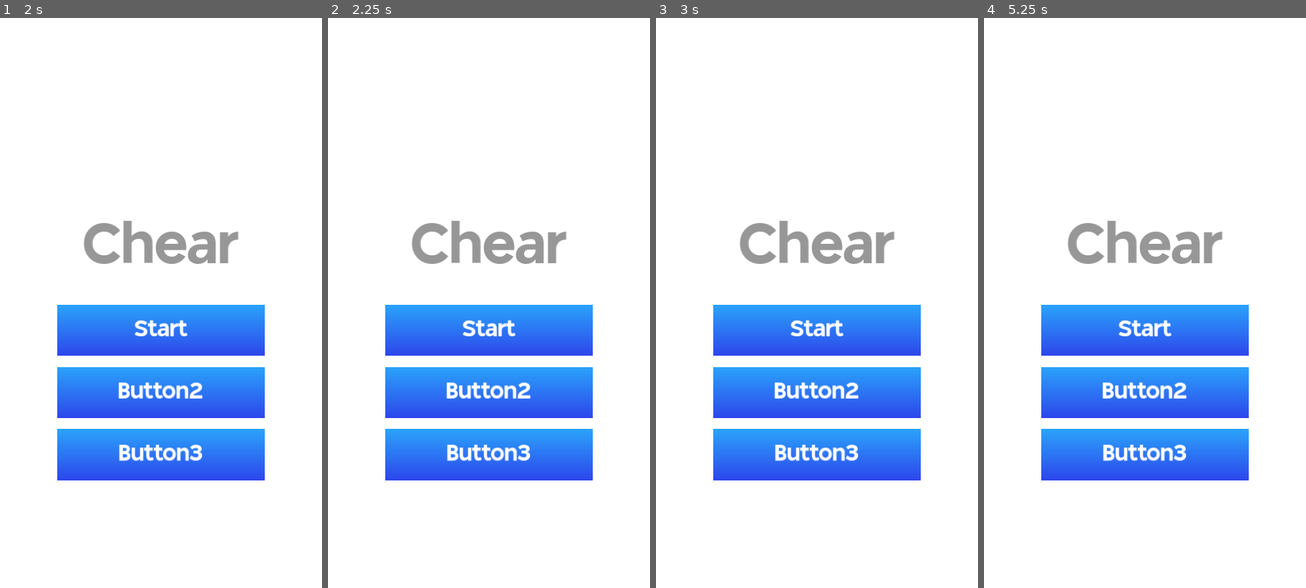
Above: before the commit, frames 1-4 (left to right).
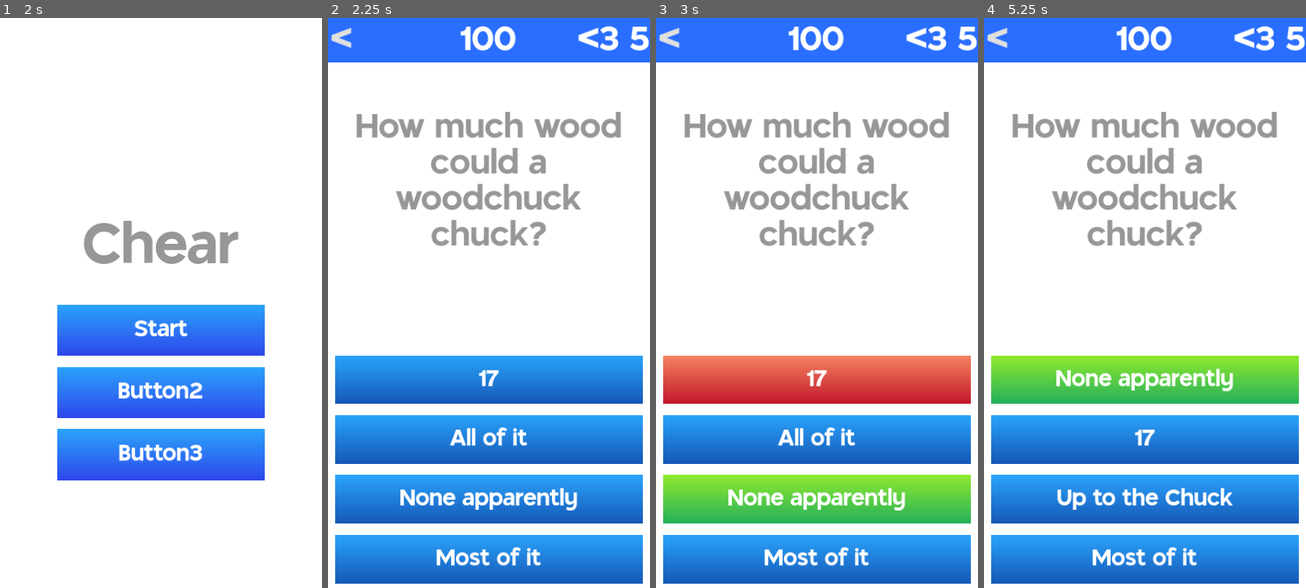
Above: after the commit, the same moments.

Repository: meteor0id1/cochlear
Game: Godot game, scene res://Scenes/Main Menu.tscn
The game is run twice, just before and just after one commit, with the same random seed, the same clock (stepped at 60 frames per second) and the same inputs.
Inputs (mouse positions are in pixels of both pictures, inside the frame that each line leads up to):
- Up to frame 1 (2 s): click "Button2" at 0.5 s; click "Button3" at 1.25 s
- Up to frame 2 (2.25 s): click "Start" at 2 s
- Up to frame 3 (3 s): click (817, 377) at 2.75 s, where only the run after the commit has a clickable "17"
- Up to frame 4 (5.25 s): click "Button2" (after the commit: "All of it") at 3.5 s; click "Button3" (after the commit: "None apparently") at 4.25 s; click (1145, 377) at 5 s, where only the run after the commit has a clickable "None apparently"

Frame 1 is identical in both runs. In frame 2, 51% of the frame differs, in the area x 0-100%, y 0-100%; in frame 3, 52%; in frame 4, 52%.

Commit message:
questions and answers

Diff:
--- /dev/null
+++ b/Art/IncorrectButtonTexture.tres
@@ -0,0 +1,8 @@
+[gd_resource type="GradientTexture2D" load_steps=2 format=3 uid="uid://b67oujw04ajns"]
+
+[sub_resource type="Gradient" id="Gradient_8gtbd"]
+colors = PackedColorArray(0.757813, 0.0947266, 0.165516, 1, 0.960938, 0.509736, 0.371613, 1)
+
+[resource]
+gradient = SubResource("Gradient_8gtbd")
+fill_from = Vector2(1, 1)
--- /dev/null
+++ b/Art/NormalButtonTexture.tres
@@ -0,0 +1,8 @@
+[gd_resource type="GradientTexture2D" load_steps=2 format=3 uid="uid://bdr0g46o75mqf"]
+
+[sub_resource type="Gradient" id="Gradient_0tlie"]
+colors = PackedColorArray(0.0840627, 0.346091, 0.716885, 1, 0.165344, 0.638846, 0.984375, 1)
+
+[resource]
+gradient = SubResource("Gradient_0tlie")
+fill_from = Vector2(1, 1)
--- /dev/null
+++ b/QuestionList.json
@@ -0,0 +1,12 @@
+[
+	{
+		"question": "How many peas are in a pod?",
+		"options": [7, 3, 4, 9, 1],
+		"answer": 2
+	},
+	{
+		"question": "How much wood could a woodchuck chuck?",
+		"options": ["Most of it", 17, "All of it", "Up to the Chuck", "Ten Kilometers"],
+		"answer": "None apparently"
+	}
+]
--- /dev/null
+++ b/Scenes/AnswerButtons.gd
@@ -0,0 +1,29 @@
+extends VBoxContainer
+
+signal answer_button_pressed(choice)
+
+@export var buttons : Array
+@export var normal_button_texture : Texture2D
+@export var correct_button_texture : Texture2D
+@export var incorrect_button_texture : Texture2D
+
+func _on_button_1_pressed():
+	answer_button_pressed.emit(0)
+func _on_button_2_pressed():
+	answer_button_pressed.emit(1)
+func _on_button_3_pressed():
+	answer_button_pressed.emit(2)
+func _on_button_4_pressed():
+	answer_button_pressed.emit(3)
+
+
+func _update_button_texts(button_texts):
+	for i in range(buttons.size()):
+		get_node(buttons[i]).get_node("Label").text = str(button_texts[i])
+		get_node(buttons[i]).texture_normal = normal_button_texture
+
+
+func show_answer(answer_picked, right_answer):
+	print("hello")
+	get_node(buttons[answer_picked]).texture_normal = incorrect_button_texture
+	get_node(buttons[right_answer]).texture_normal = correct_button_texture
--- /dev/null
+++ b/Scenes/Buttons.gd
@@ -0,0 +1,4 @@
+extends VBoxContainer
+
+func _on_start_button_pressed():
+	get_tree().change_scene_to_file("res://Scenes/Game.tscn")
--- /dev/null
+++ b/Scenes/Game.gd
@@ -0,0 +1,63 @@
+extends Control
+
+signal update_button_texts(button_texts : Array)
+signal show_answer(answer_picked, right_answer)
+signal update_score(score : int)
+
+@onready var question_label = %QuestionLabel
+@onready var question_end_timer = $QuestionEndTimer
+
+var file = "res://QuestionList.json"
+var json_as_text = FileAccess.get_file_as_string(file)
+var question_dict = JSON.parse_string(json_as_text)
+
+var score : int = 0
+var current_question : int
+var right_answer_button : int
+var question_debounce : bool = false
+
+# Called when the node enters the scene tree for the first time.
+func _ready():
+	pick_new_question()
+
+func pick_new_question():
+	current_question = randi() % question_dict.size()
+	var question_data = question_dict[current_question]
+	question_label.text = question_data.question
+
+	var button_texts = []
+	for i in range(4):
+		button_texts.append(question_data.options[randi() % 4])
+		var is_unique = false
+
+		while not is_unique:
+			var failed = false
+			for j in range(button_texts.size()):
+				if i != j and str(button_texts[i]) == str(button_texts[j]):
+					button_texts[i] = question_data.options[randi() % 4]
+					failed = true
+				else:
+					is_unique = true
+
+			if failed:
+				is_unique = false
+
+	right_answer_button = randi() % 4
+	button_texts[right_answer_button] = question_data.answer
+
+	update_button_texts.emit(button_texts)
+
+func on_question_answered(choice):
+	if not question_debounce:
+		if choice == right_answer_button:
+			print("correct")
+		else:
+			print("incorrect")
+
+		question_debounce = true
+		question_end_timer.start()
+		show_answer.emit(choice, right_answer_button)
+
+func _on_question_end_timer_timeout():
+	question_debounce = false
+	pick_new_question()
--- a/Scenes/Game.tscn
+++ b/Scenes/Game.tscn
@@ -1,12 +1,17 @@
-[gd_scene load_steps=4 format=3 uid="uid://dcqr4x0yrvs0q"]
+[gd_scene load_steps=9 format=3 uid="uid://dcqr4x0yrvs0q"]
 
 [ext_resource type="Theme" uid="uid://bb2trv4dh4mq3" path="res://MainTheme.tres" id="1_4stqg"]
+[ext_resource type="Script" path="res://Scenes/Game.gd" id="2_0dx8o"]
+[ext_resource type="Script" path="res://Scenes/AnswerButtons.gd" id="2_vp7eb"]
+[ext_resource type="Script" path="res://Scenes/Header.gd" id="4_7g63k"]
+[ext_resource type="Texture2D" uid="uid://bdr0g46o75mqf" path="res://Art/NormalButtonTexture.tres" id="4_rv5h7"]
+[ext_resource type="Texture2D" uid="uid://b67oujw04ajns" path="res://Art/IncorrectButtonTexture.tres" id="5_0mopl"]
 
-[sub_resource type="Gradient" id="Gradient_0tlie"]
-colors = PackedColorArray(0.180817, 0.279757, 0.925781, 1, 0.165344, 0.638846, 0.984375, 1)
+[sub_resource type="Gradient" id="Gradient_3hbo5"]
+colors = PackedColorArray(0.140442, 0.691406, 0.355662, 1, 0.565236, 0.914063, 0.182098, 1)
 
-[sub_resource type="GradientTexture2D" id="GradientTexture2D_430vl"]
-gradient = SubResource("Gradient_0tlie")
+[sub_resource type="GradientTexture2D" id="GradientTexture2D_bg7tw"]
+gradient = SubResource("Gradient_3hbo5")
 fill_from = Vector2(1, 1)
 
 [node name="Game" type="Control"]
@@ -17,6 +22,7 @@
 grow_horizontal = 2
 grow_vertical = 2
 theme = ExtResource("1_4stqg")
+script = ExtResource("2_0dx8o")
 
 [node name="Background" type="ColorRect" parent="."]
 layout_mode = 1
@@ -26,7 +32,8 @@
 grow_horizontal = 2
 grow_vertical = 2
 
-[node name="Question" type="Label" parent="."]
+[node name="QuestionLabel" type="Label" parent="."]
+unique_name_in_owner = true
 layout_mode = 1
 anchors_preset = 8
 anchor_left = 0.5
@@ -60,13 +67,18 @@
 grow_vertical = 0
 theme_override_constants/separation = 20
 alignment = 1
+script = ExtResource("2_vp7eb")
+buttons = [NodePath("Button1"), NodePath("Button2"), NodePath("Button3"), NodePath("Button4")]
+normal_button_texture = ExtResource("4_rv5h7")
+correct_button_texture = SubResource("GradientTexture2D_bg7tw")
+incorrect_button_texture = ExtResource("5_0mopl")
 
 [node name="Button1" type="TextureButton" parent="AnswerButtons"]
 layout_mode = 2
 size_flags_vertical = 3
 focus_next = NodePath("../Button2")
 focus_previous = NodePath("../Button3")
-texture_normal = SubResource("GradientTexture2D_430vl")
+texture_normal = ExtResource("4_rv5h7")
 stretch_mode = 0
 
 [node name="Label" type="Label" parent="AnswerButtons/Button1"]
@@ -87,7 +99,7 @@
 focus_neighbor_bottom = NodePath("../Button3")
 focus_next = NodePath("../Button3")
 focus_previous = NodePath("../Button4")
-texture_normal = SubResource("GradientTexture2D_430vl")
+texture_normal = ExtResource("4_rv5h7")
 stretch_mode = 0
 
 [node name="Label" type="Label" parent="AnswerButtons/Button2"]
@@ -106,7 +118,7 @@
 size_flags_vertical = 3
 focus_next = NodePath("../Button4")
 focus_previous = NodePath("../Button2")
-texture_normal = SubResource("GradientTexture2D_430vl")
+texture_normal = ExtResource("4_rv5h7")
 stretch_mode = 0
 
 [node name="Label" type="Label" parent="AnswerButtons/Button3"]
@@ -125,7 +137,7 @@
 size_flags_vertical = 3
 focus_next = NodePath(".")
 focus_previous = NodePath("../Button2")
-texture_normal = SubResource("GradientTexture2D_430vl")
+texture_normal = ExtResource("4_rv5h7")
 stretch_mode = 0
 
 [node name="Label" type="Label" parent="AnswerButtons/Button4"]
@@ -135,34 +147,53 @@
 anchor_bottom = 1.0
 grow_horizontal = 2
 grow_vertical = 2
-text = "Button3"
+text = "Button4"
 horizontal_alignment = 1
 vertical_alignment = 1
 
-[node name="PanelContainer" type="PanelContainer" parent="."]
+[node name="Header" type="PanelContainer" parent="."]
 layout_mode = 1
 anchors_preset = 10
 anchor_right = 1.0
 offset_bottom = 80.0
 grow_horizontal = 2
+script = ExtResource("4_7g63k")
 
-[node name="HBoxContainer" type="HBoxContainer" parent="PanelContainer"]
+[node name="HBoxContainer" type="HBoxContainer" parent="Header"]
 layout_mode = 2
 
-[node name="Button" type="Button" parent="PanelContainer/HBoxContainer"]
-layout_mode = 2
-theme_override_font_sizes/font_size = 60
-text = "<"
-
-[node name="ScoreLabel" type="Label" parent="PanelContainer/HBoxContainer"]
+[node name="BackButton" type="Button" parent="Header/HBoxContainer"]
 layout_mode = 2
 size_flags_horizontal = 3
 theme_override_font_sizes/font_size = 60
-text = "1000"
+text = "<"
+alignment = 0
+
+[node name="ScoreLabel" type="Label" parent="Header/HBoxContainer"]
+layout_mode = 2
+size_flags_horizontal = 3
+theme_override_font_sizes/font_size = 60
+text = "100"
 horizontal_alignment = 1
 vertical_alignment = 1
 
-[node name="Button2" type="Button" parent="PanelContainer/HBoxContainer"]
+[node name="LivesLabel" type="Label" parent="Header/HBoxContainer"]
 layout_mode = 2
+size_flags_horizontal = 3
 theme_override_font_sizes/font_size = 60
-text = ">"
+text = "<3 5"
+horizontal_alignment = 2
+vertical_alignment = 1
+
+[node name="QuestionEndTimer" type="Timer" parent="."]
+wait_time = 1.5
+one_shot = true
+
+[connection signal="show_answer" from="." to="AnswerButtons" method="show_answer"]
+[connection signal="update_button_texts" from="." to="AnswerButtons" method="_update_button_texts"]
+[connection signal="answer_button_pressed" from="AnswerButtons" to="." method="on_question_answered"]
+[connection signal="pressed" from="AnswerButtons/Button1" to="AnswerButtons" method="_on_button_1_pressed"]
+[connection signal="pressed" from="AnswerButtons/Button2" to="AnswerButtons" method="_on_button_2_pressed"]
+[connection signal="pressed" from="AnswerButtons/Button3" to="AnswerButtons" method="_on_button_3_pressed"]
+[connection signal="pressed" from="AnswerButtons/Button4" to="AnswerButtons" method="_on_button_4_pressed"]
+[connection signal="timeout" from="QuestionEndTimer" to="." method="_on_question_end_timer_timeout"]
--- /dev/null
+++ b/Scenes/Header.gd
@@ -0,0 +1 @@
+extends PanelContainer
--- a/Scenes/Main Menu.tscn
+++ b/Scenes/Main Menu.tscn
@@ -1,6 +1,7 @@
-[gd_scene load_steps=4 format=3 uid="uid://drwprlbn4myol"]
+[gd_scene load_steps=5 format=3 uid="uid://drwprlbn4myol"]
 
 [ext_resource type="Theme" uid="uid://bb2trv4dh4mq3" path="res://MainTheme.tres" id="1_ed41h"]
+[ext_resource type="Script" path="res://Scenes/Buttons.gd" id="2_st20o"]
 
 [sub_resource type="Gradient" id="Gradient_oamos"]
 colors = PackedColorArray(0.180817, 0.279757, 0.925781, 1, 0.165344, 0.638846, 0.984375, 1)
@@ -60,6 +61,7 @@
 grow_vertical = 0
 theme_override_constants/separation = 20
 alignment = 1
+script = ExtResource("2_st20o")
 
 [node name="StartButton" type="TextureButton" parent="Buttons"]
 layout_mode = 2
@@ -119,3 +121,5 @@
 text = "Button3"
 horizontal_alignment = 1
 vertical_alignment = 1
+
+[connection signal="pressed" from="Buttons/StartButton" to="Buttons" method="_on_start_button_pressed"]
